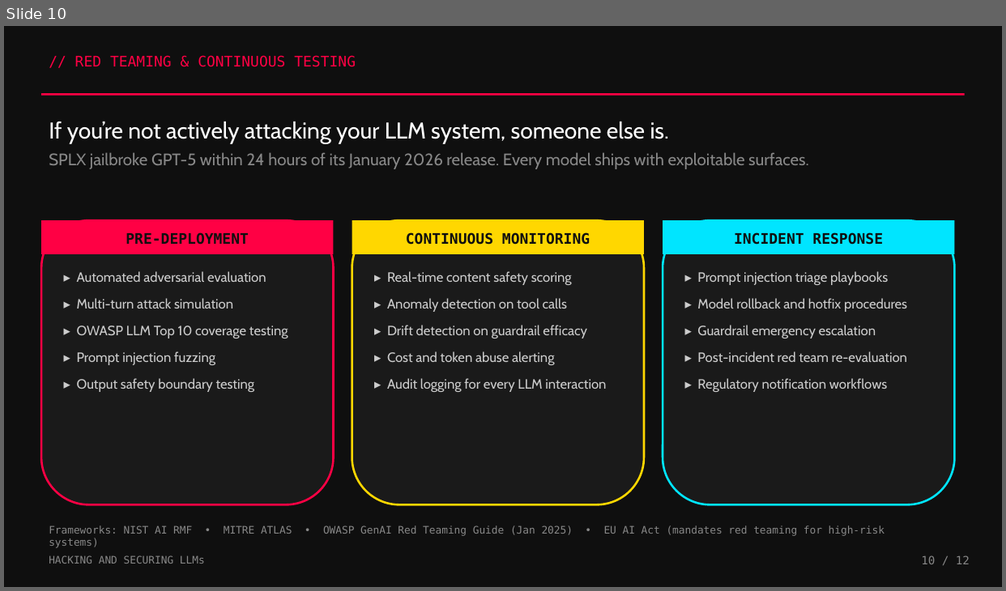
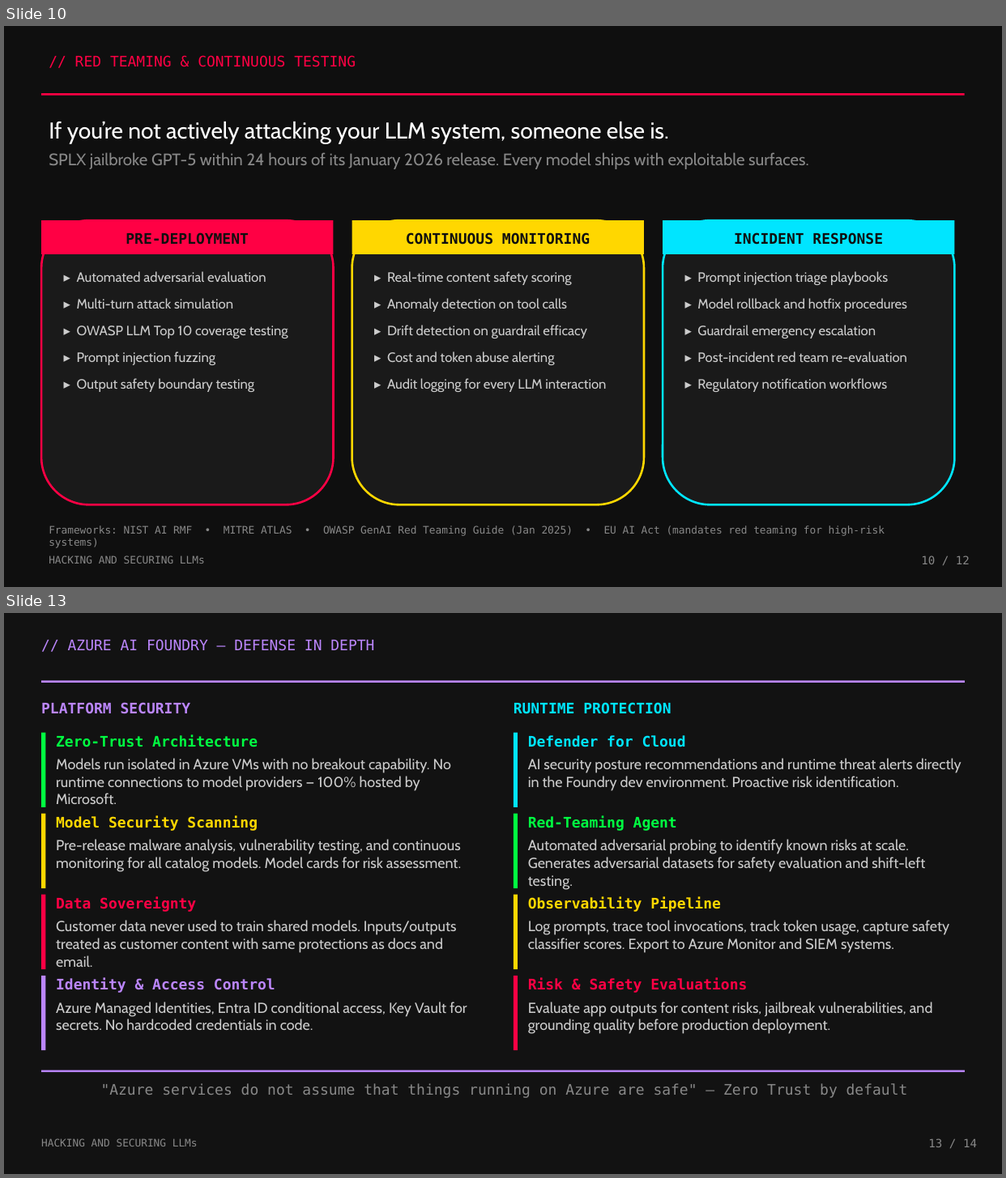
Before and after one commit to GregLevenhagen/hacking-and-securing-llms, a slide deck: hacking-and-securing-llms.pptx. Shown one above the other, each under a label of ours: slide 10 before the commit, slides 10 and 13 after it; the slides between them are not shown. The pictures are 1006x591 and 1006x1178 pixels, drawn with LibreOffice and Linux fonts; fonts in the diff are those of the drawing. Boxes give left, top, right and bottom in pixels: in the first picture for what was removed or moved away, otherwise in the second. Text is boxed around its words. In the diff, an @@ line names an element or a change of style, - is before the commit and + after.

```diff
--- a/hacking-and-securing-llms.pptx
+++ b/hacking-and-securing-llms.pptx
@@ slide 13 added at [4, 613, 1002, 1174], background #121212 @@
@@ text added at [68, 639, 374, 651], 14 pt, text #BB86FC @@
+// AZURE AI FOUNDRY — DEFENSE IN DEPTH
@@ rectangle added at [41, 680, 965, 683], fill #BB86FC @@
@@ text added at [41, 702, 191, 714], 14 pt, text #BB86FC, bold @@
+PLATFORM SECURITY
@@ text added at [513, 702, 671, 714], 14 pt, text #00E5FF, bold @@
+RUNTIME PROTECTION
@@ rectangle added at [41, 733, 46, 807], fill #00FF41 @@
@@ rectangle added at [513, 733, 518, 807], fill #00E5FF @@
@@ text added at [56, 735, 258, 747], 14 pt, text #00FF41, bold @@
+Zero-Trust Architecture
@@ text added at [56, 758, 451, 804], 14 pt, text #CCCCCC @@
+Models run isolated in Azure VMs with no breakout capability. No runtime connections to model providers — 100% hosted by Microsoft.
@@ text added at [528, 735, 686, 747], 14 pt, text #00E5FF, bold @@
+Defender for Cloud
@@ text added at [528, 758, 961, 791], 14 pt, text #CCCCCC @@
+AI security posture recommendations and runtime threat alerts directly in the Foundry dev environment. Proactive risk identification.
@@ rectangle added at [41, 814, 46, 888], fill #FFD700 @@
@@ text added at [56, 816, 258, 831], 14 pt, text #FFD700, bold @@
+Model Security Scanning
@@ rectangle added at [513, 814, 518, 888], fill #00FF41 @@
@@ text added at [528, 816, 677, 831], 14 pt, text #00FF41, bold @@
+Red-Teaming Agent
@@ text added at [56, 839, 461, 872], 14 pt, text #CCCCCC @@
+Pre-release malware analysis, vulnerability testing, and continuous monitoring for all catalog models. Model cards for risk assessment.
@@ text added at [528, 839, 925, 890], 14 pt, text #CCCCCC @@
+Automated adversarial probing to identify known risks at scale. Generates adversarial datasets for safety evaluation and shift-left testing.
@@ rectangle added at [41, 895, 46, 969], fill #FF0044 @@
@@ text added at [56, 897, 196, 912], 14 pt, text #FF0044, bold @@
+Data Sovereignty
@@ rectangle added at [513, 895, 518, 969], fill #FFD700 @@
@@ text added at [528, 897, 721, 912], 14 pt, text #FFD700, bold @@
+Observability Pipeline
@@ text added at [56, 920, 457, 967], 14 pt, text #CCCCCC @@
+Customer data never used to train shared models. Inputs/outputs treated as customer content with same protections as docs and email.
@@ text added at [528, 920, 949, 953], 14 pt, text #CCCCCC @@
+Log prompts, trace tool invocations, track token usage, capture safety classifier scores. Export to Azure Monitor and SIEM systems.
@@ rectangle added at [41, 976, 46, 1051], fill #BB86FC @@
@@ rectangle added at [513, 976, 518, 1051], fill #FF0044 @@
@@ text added at [56, 978, 275, 993], 14 pt, text #BB86FC, bold @@
+Identity & Access Control
@@ text added at [528, 978, 747, 993], 14 pt, text #FF0044, bold @@
+Risk & Safety Evaluations
@@ text added at [56, 1002, 467, 1030], 14 pt, text #CCCCCC @@
+Azure Managed Identities, Entra ID conditional access, Key Vault for secrets. No hardcoded credentials in code.
@@ text added at [528, 1002, 933, 1034], 14 pt, text #CCCCCC @@
+Evaluate app outputs for content risks, jailbreak vulnerabilities, and grounding quality before production deployment.
@@ rectangle added at [41, 1071, 965, 1072], fill #BB86FC @@
@@ text added at [101, 1084, 908, 1098], 14 pt, text #888888 @@
+"Azure services do not assume that things running on Azure are safe" — Zero Trust by default
@@ text added at [41, 1139, 198, 1147], 10 pt, text #888888 @@
+HACKING AND SECURING LLMs
@@ text added at [928, 1139, 977, 1148], 11 pt, text #888888 @@
+13 / 14
```
Also in this commit, not shown: 2 slides changed, 1 other slide added.
